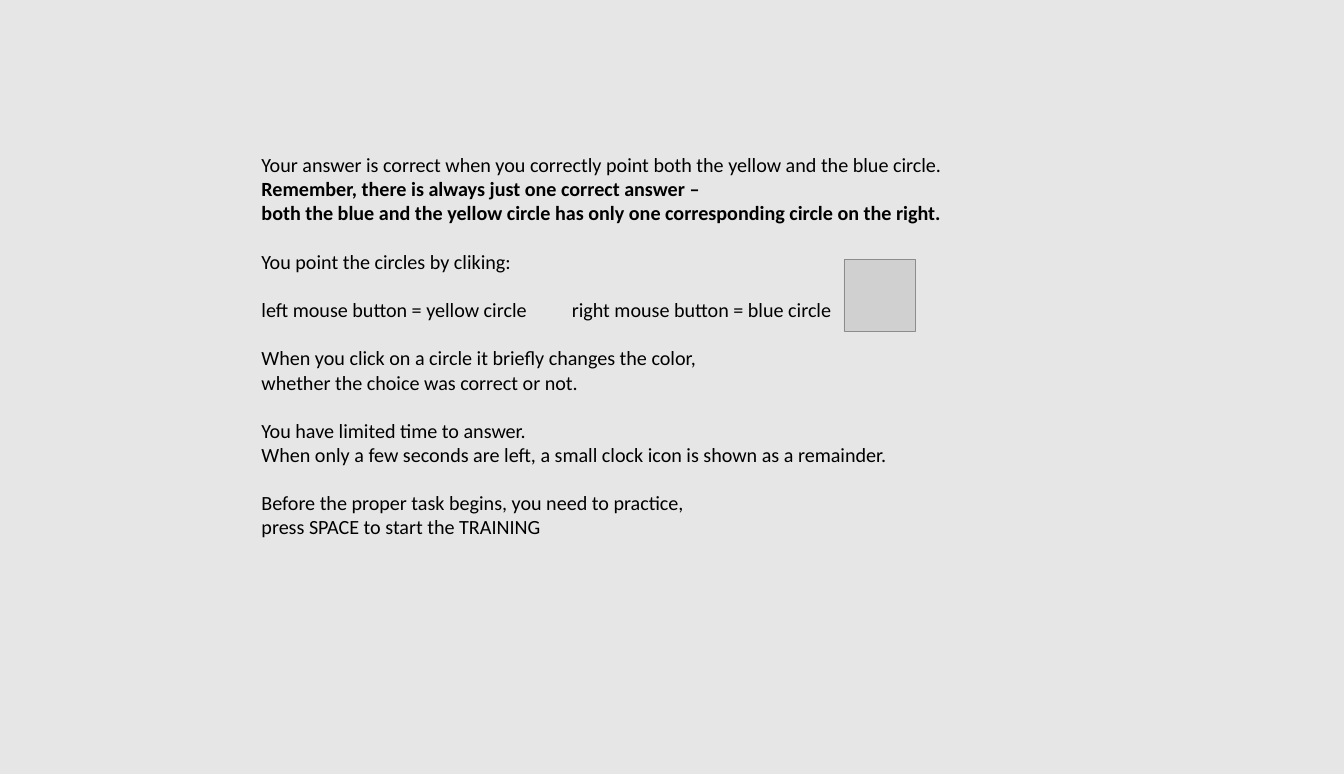
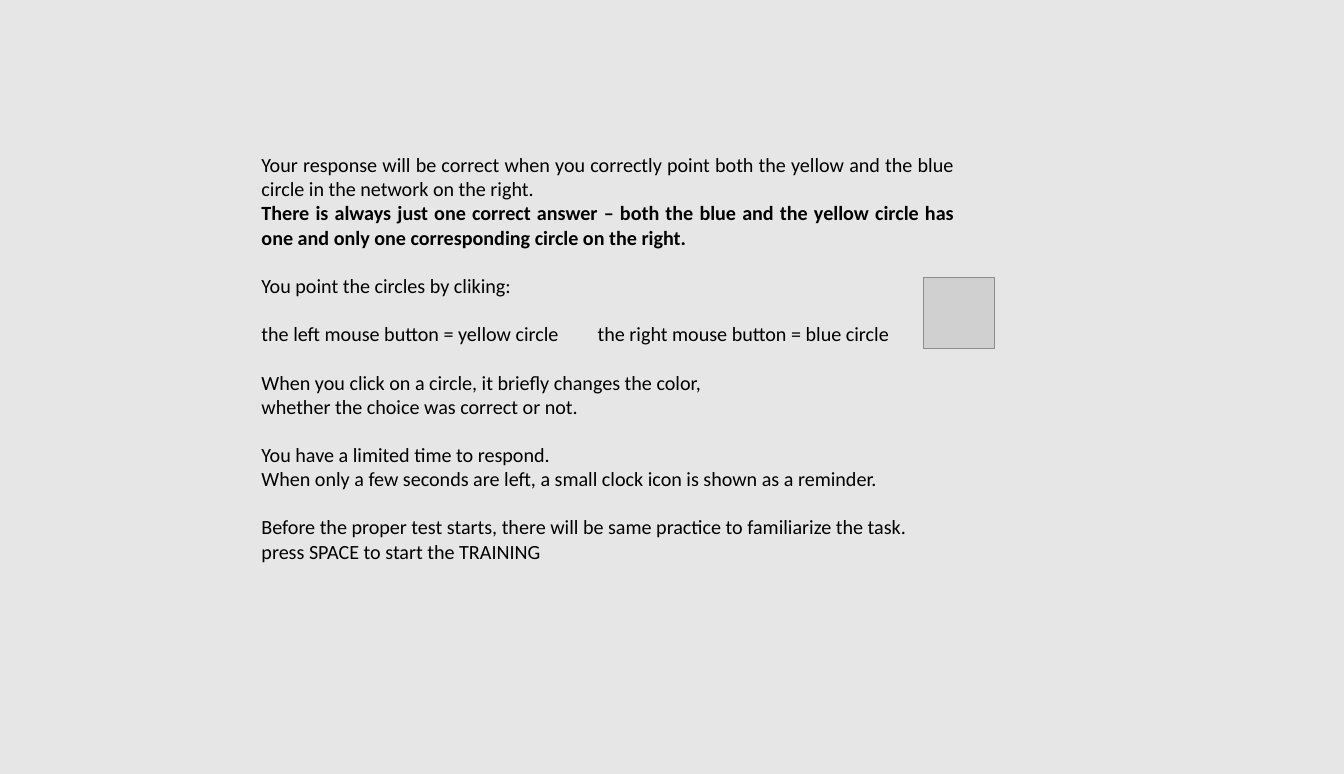
Before and after one commit to ociepkam/grafy, a slide deck: slide 5 of images/instruction.pptx. Drawn at 1344x774 pixels with LibreOffice and Linux fonts; fonts in the diff are those of the drawing; grey boxes stand for pictures. Boxes give left, top, right and bottom in pixels: in the first picture for what was removed or moved away, otherwise in the second. Text is boxed around its words. In the diff, an @@ line names an element or a change of style, - is before the commit and + after.

```diff
--- a/images/instruction.pptx
+++ b/images/instruction.pptx
@@ text at box(261, 158, 954, 249): text changed @@
-Your answer is correct when you correctly point both the yellow and the blue circle.
-Remember, there is always just one correct answer –
-both the blue and the yellow circle has only one corresponding circle on the right.
+Your response will be correct when you correctly point both the yellow and the blue circle in the network on the right.
+There is always just one correct answer – both the blue and the yellow circle has one and only one corresponding circle on the right.
@@ picture: place and size @@
-picture at box(844, 260, 916, 331)
+picture at box(923, 277, 995, 349)
@@ text at box(261, 327, 889, 394): text changed @@
-left mouse button = yellow circle right mouse button = blue circle
-When you click on a circle it briefly changes the color,
+the left mouse button = yellow circle the right mouse button = blue circle
+When you click on a circle, it briefly changes the color,
@@ text at box(261, 448, 906, 538): text changed @@
-You have limited time to answer.
-When only a few seconds are left, a small clock icon is shown as a remainder.
-Before the proper task begins, you need to practice,
+You have a limited time to respond.
+When only a few seconds are left, a small clock icon is shown as a reminder.
+Before the proper test starts, there will be same practice to familiarize the task.
```
Also in this commit, not shown: 4 other slides changed, 6 other files.
